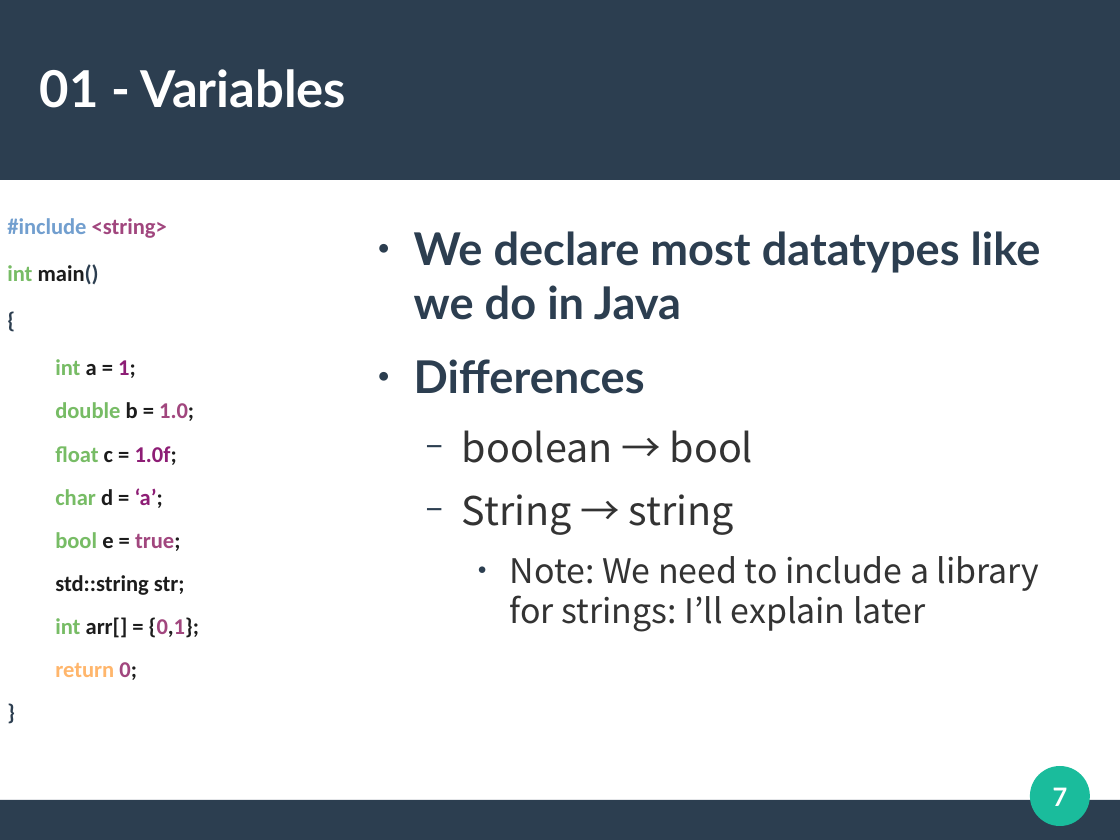
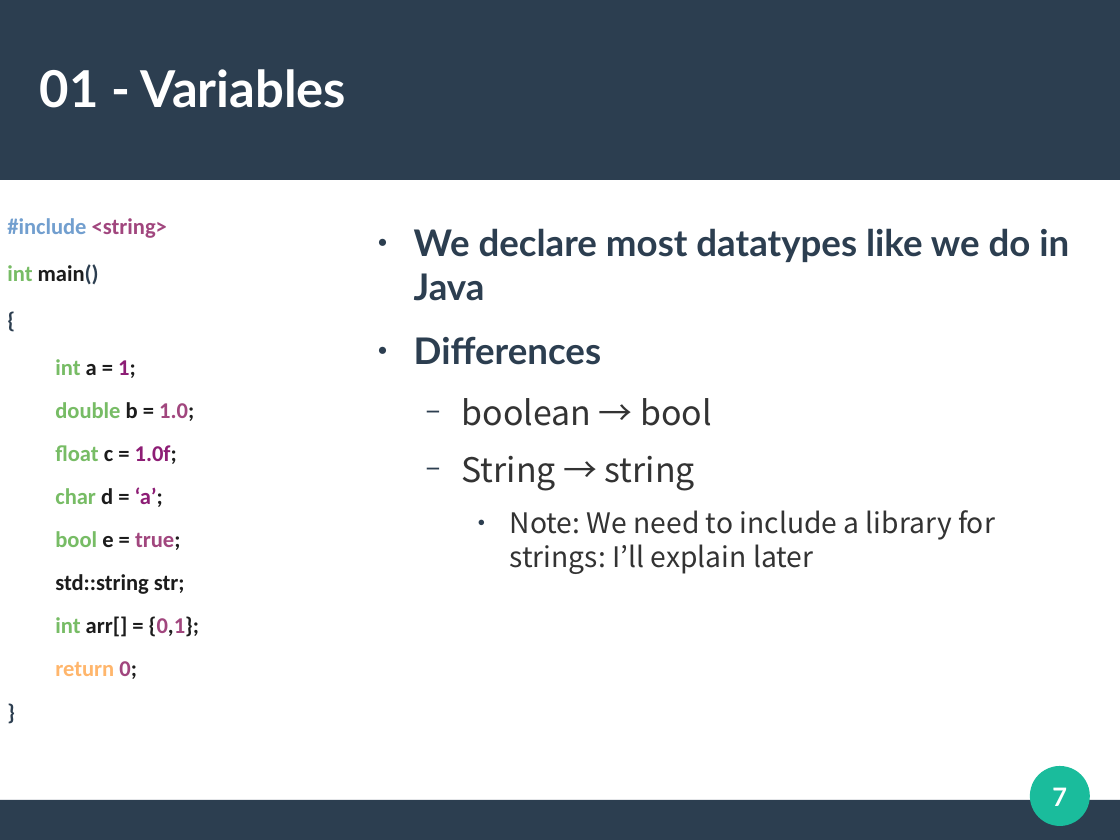
Before and after one commit to DuongTyler/CppCrashCourse, a slide deck: slide 7 of CPP.odp. Drawn at 1120x840 pixels with LibreOffice and Linux fonts; fonts in the diff are those of the drawing. Boxes give left, top, right and bottom in pixels: in the first picture for what was removed or moved away, otherwise in the second. Text is boxed around its words. In the diff, an @@ line names an element or a change of style, - is before the commit and + after.

```diff
--- a/CPP.odp
+++ b/CPP.odp
@@ text "We declare most datatypes like ..." at box(414, 228, 1069, 574): size 32 to 26 pt in "We declare most datatypes like we do ...", "Differences"; size 28 to 24 pt in "boolean → bool", "String → string"; size 24 to 20 pt in "Note: We need to include a library ..." @@
```
Also in this commit, not shown: 1 other slide changed, 5 slides added.
